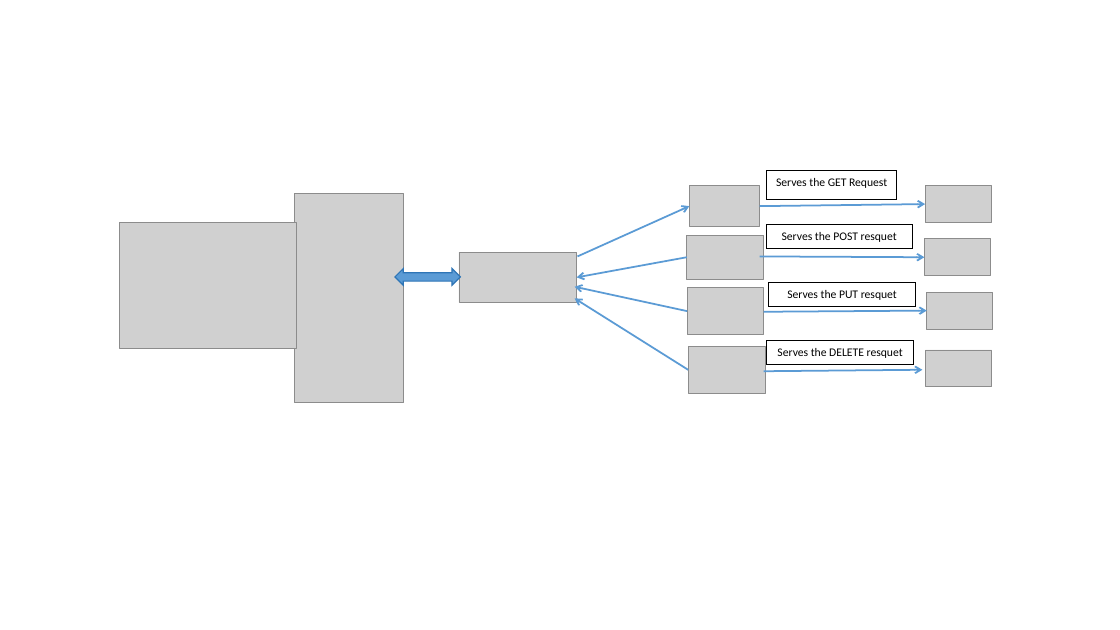
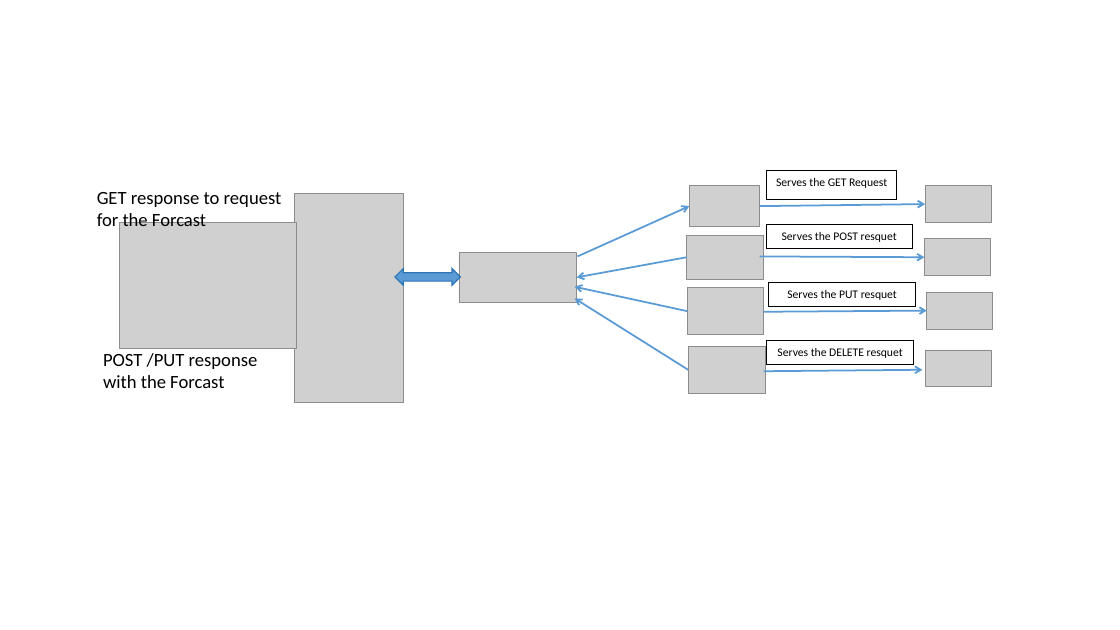
Before and after one commit to hussainv5253/MLProject, a slide deck: slide 1 of Project_Design/Project Design.pptx. Drawn at 1120x630 pixels with LibreOffice and Linux fonts; fonts in the diff are those of the drawing; grey boxes stand for pictures. Boxes give left, top, right and bottom in pixels: in the first picture for what was removed or moved away, otherwise in the second. Text is boxed around its words. In the diff, an @@ line names an element or a change of style, - is before the commit and + after.

Commit message:
Updates the project design

```diff
--- a/Project_Design/Project Design.pptx
+++ b/Project_Design/Project Design.pptx
@@ text added at [97, 192, 282, 226], 16 pt, text #000000 @@
+GET response to request for the Forcast
@@ text added at [103, 353, 258, 388], 16 pt, text #000000 @@
+POST /PUT response with the Forcast
```
